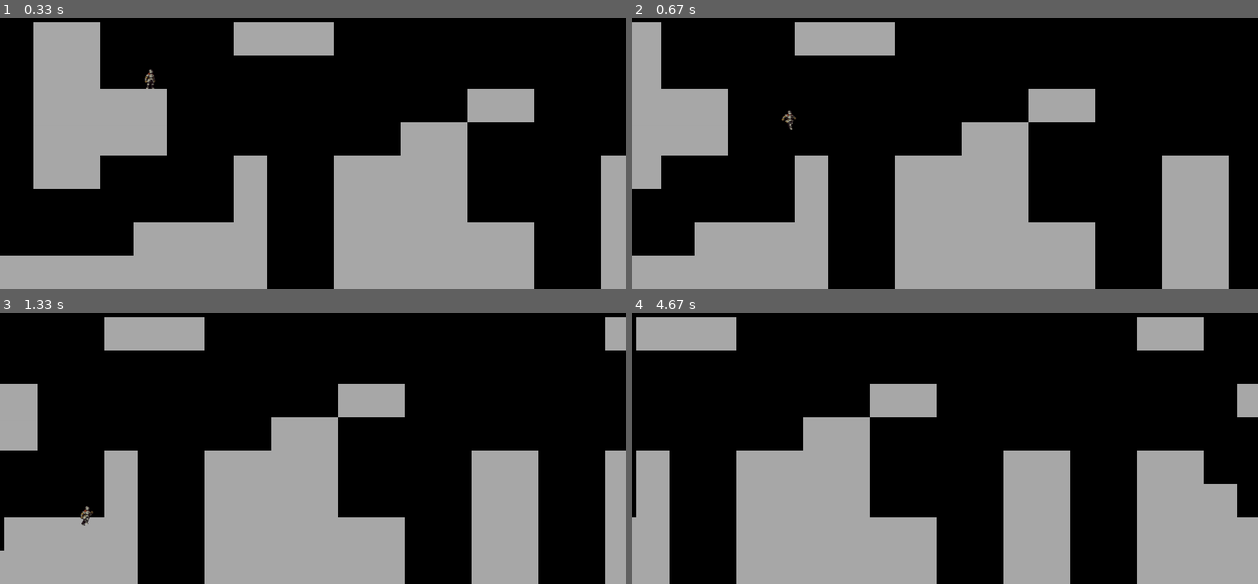
Above: before the commit, frames 1-4 (two rows, left to right).
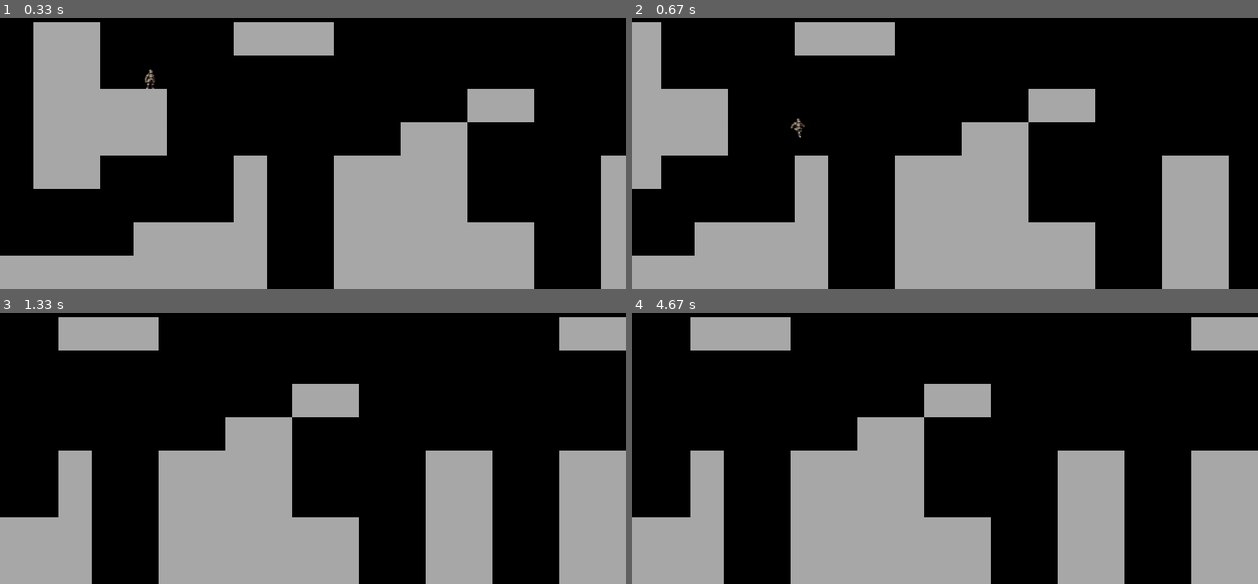
Above: after the commit, the same moments.

Repository: youngjerald239/pygame
Game: pygame game, started from main.py
The game is run twice, just before and just after one commit, with the same random seed, the same clock (stepped at 60 frames per second) and the same inputs.
Inputs:
- Up to frame 1 (0.33 s): no input
- Up to frame 2 (0.67 s): hold Right from 0.33 s (still down)
- Up to frame 3 (1.33 s): release Right at 0.8 s; hold Right 0.83-1.3 s; tap Space at 0.9, 1.2 s
- Up to frame 4 (4.67 s): hold Left 1.33-1.87 s; tap Space at 1.4, 1.7, 1.97, 2.27, 2.4, 2.7, 3.07, 3.37, 3.57, 3.87, 4.07, 4.37, 4.57 s; hold Left 1.9-2.3 s; hold Right 2.33-2.97 s; hold Left 3-3.47 s; hold Right 3.5-3.97 s; hold Right 4-4.47 s; hold Left from 4.5 s (still down)

Frame 1 is identical in both runs. In frame 2, 0.1% of the frame differs, in the area x 23-28%, y 34-45%; in frame 3, 30%; in frame 4, 37%, in the area x 0-100%, y 1-100%.

Commit message:
added top and bottom direction collision

Diff:
--- a/player.py
+++ b/player.py
@@ -48,12 +48,19 @@
             self.image = flipped_image
 
         # set the rect
-        if self.on_ground:
-            self.rect = self.image.get_rect(midbottom = self.rect.midbottom)
+        if self.on_ground and self.on_right:
+            self.rect = self.image.get_rect(bottomright = self.rect.bottomright)
+        elif self.on_ground and self.on_left:
+                self.rect = self.image.get_rect(bottomleft = self.rect.bottomleft)
+        elif self.on_ground:
+                self.rect = self.image.get_rect(midbottom = self.rect.midbottom)
+        elif self.on_ceiling and self.on_right:
+            self.rect = self.image.get_rect(topright = self.rect.topright)
+        elif self.on_ceiling and self.on_left:
+                self.rect = self.image.get_rect(topleft = self.rect.topleft)
         elif self.on_ceiling:
-            self.rect =  self.image.get_rect(midtop = self.rect.midtop)
-        else:
-            self.rect =  self.image.get_rect(center = self.rect.center)
+                self.rect = self.image.get_rect(midtop = self.rect.midtop)
+
 
     def get_input(self):
         keys = pygame.key.get_pressed()
